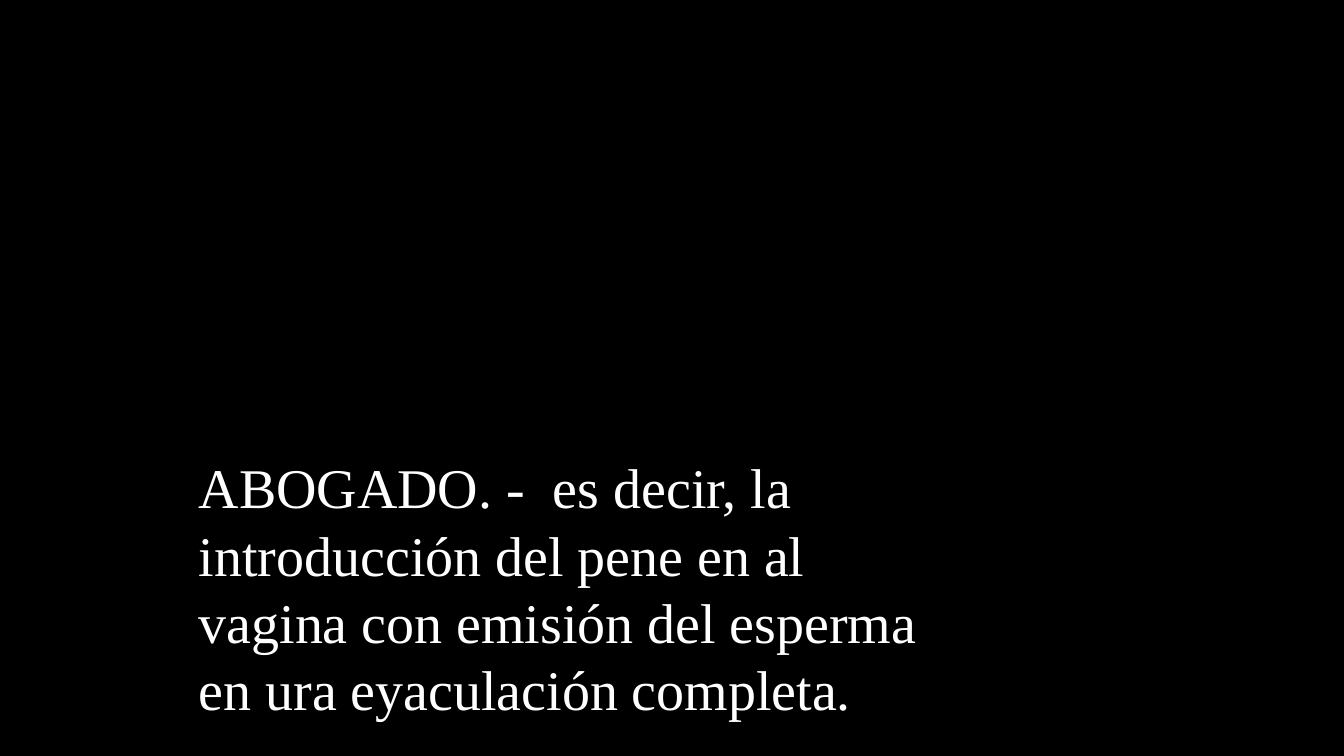
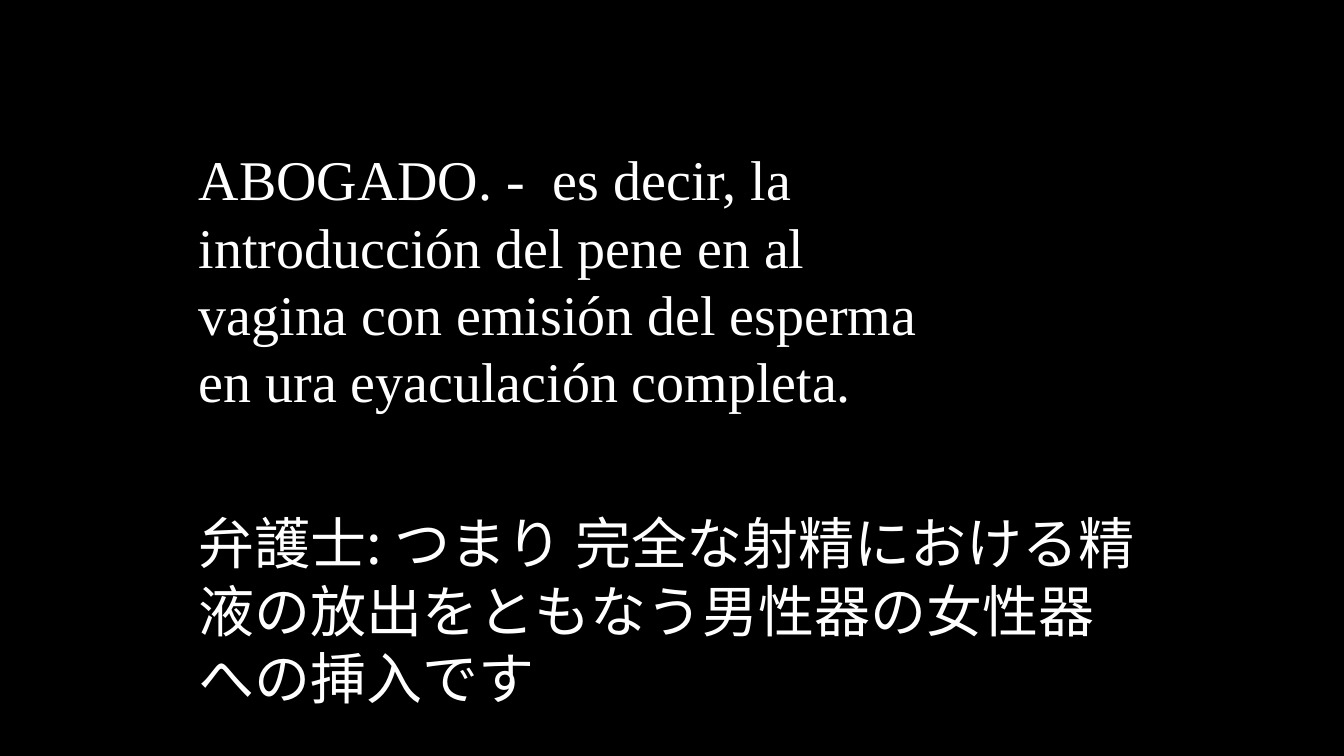
Before and after one commit to oulcggc/lang-drama-caption, a slide deck: slide 79 of complete-cap.pptx. Drawn at 1344x756 pixels with LibreOffice and Linux fonts; fonts in the diff are those of the drawing. Boxes give left, top, right and bottom in pixels: in the first picture for what was removed or moved away, otherwise in the second. Text is boxed around its words. In the diff, an @@ line names an element or a change of style, - is before the commit and + after.

```diff
--- a/complete-cap.pptx
+++ b/complete-cap.pptx
@@ text "ABOGADO. - es decir, la ...": place and size @@
-text "ABOGADO. - es decir, la ..." at [199,469,916,721]
+text "ABOGADO. - es decir, la ..." at [199,161,916,413]
@@ text added at [199,516,1135,704], 40 pt, text #FFFFFF @@
+弁護士: つまり 完全な射精における精液の放出をともなう男性器の女性器への挿入です
```
Also in this commit, not shown: 147 other slides changed, 12 slides added, 12 slides removed, 3 other files.
